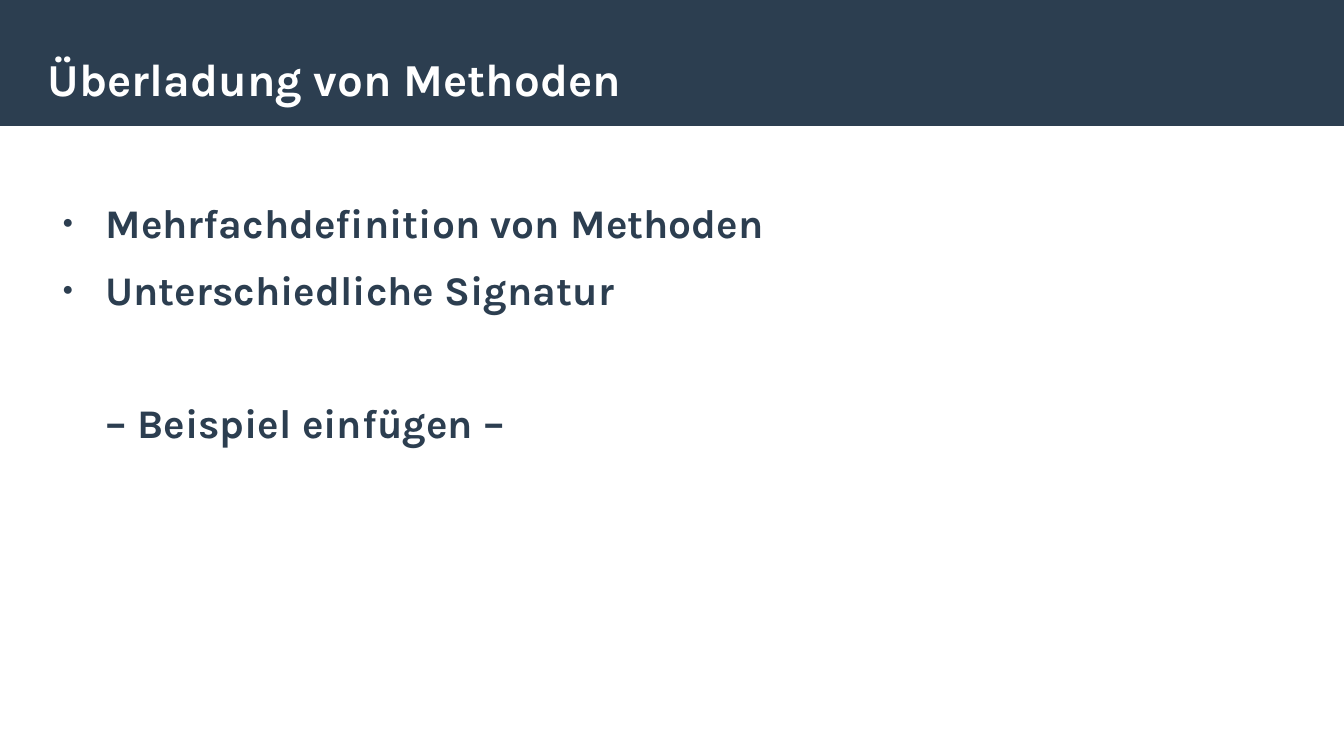
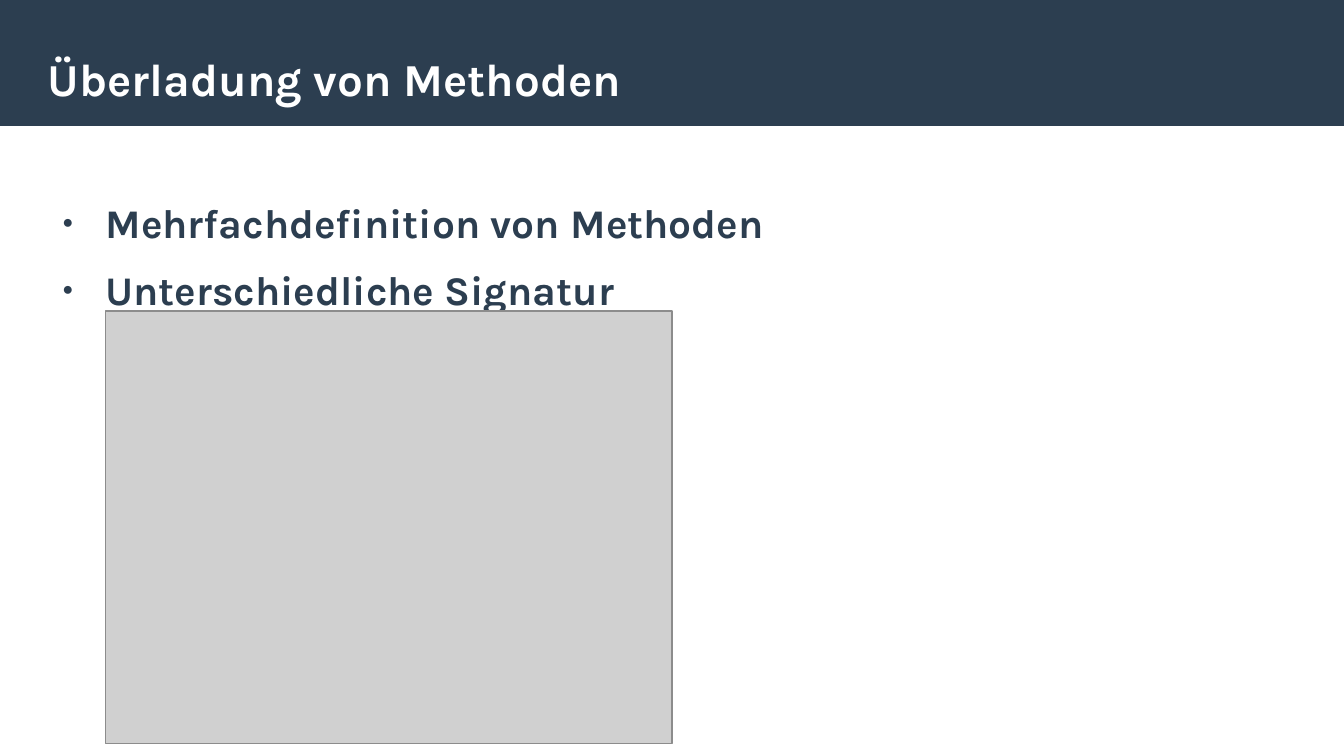
Before and after one commit to jcronenberg/School, a slide deck: slide 4 of csharp/ifa12b/polymorphism/polymorphism.odp (slide 3 before the commit). Drawn at 1344x756 pixels with LibreOffice and Linux fonts; fonts in the diff are those of the drawing; grey boxes stand for pictures. Boxes give left, top, right and bottom in pixels: in the first picture for what was removed or moved away, otherwise in the second. Text is boxed around its words. In the diff, an @@ line names an element or a change of style, - is before the commit and + after.

```diff
--- a/csharp/ifa12b/polymorphism/polymorphism.odp
+++ b/csharp/ifa12b/polymorphism/polymorphism.odp
@@ picture added at <box>106,311,673,744</box> @@
@@ text at <box>137,409,473,448</box>: paragraph removed @@
-– Beispiel einfügen –
```
Also in this commit, not shown: 3 other slides changed, 2 slides added, 1 other file.
